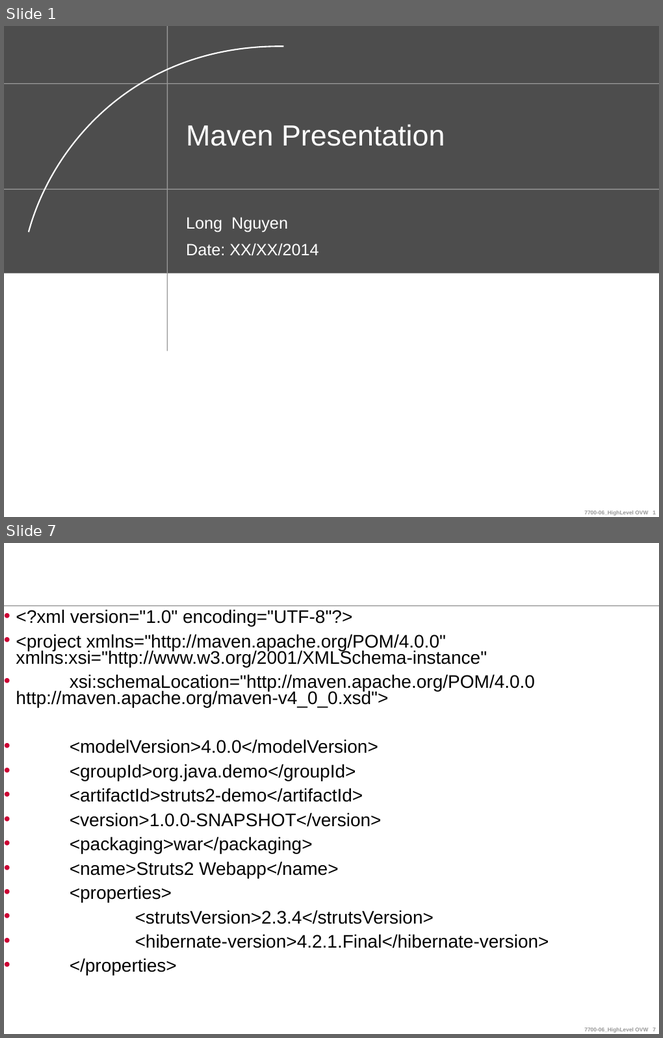
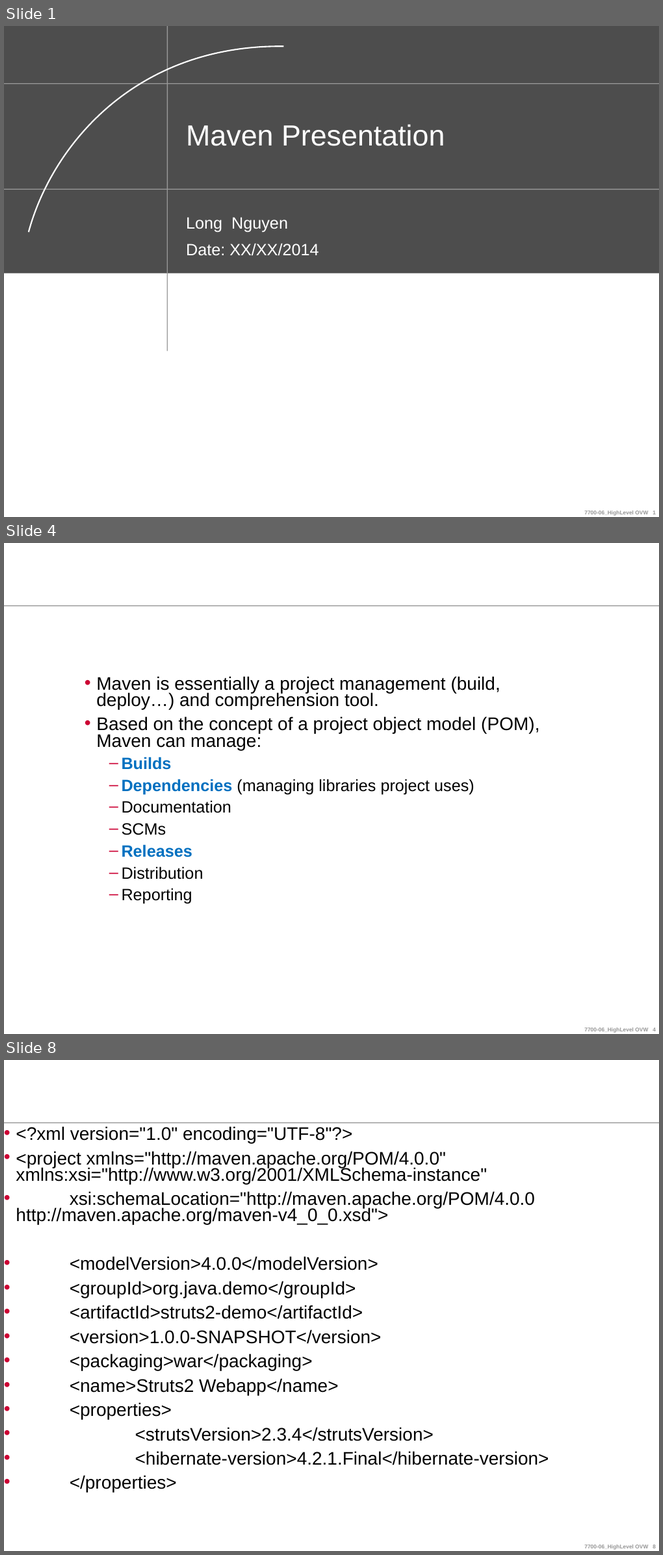
Before and after one commit to ndlongit/longnd-data, a slide deck: Document/Tutorial/[Presentation] Maven.ppt. Shown one above the other, each under a label of ours: slides 1 and 7 before the commit, slides 1, 4 and 8 after it; the slides between them are not shown. The pictures are 663x1038 and 663x1555 pixels, drawn with LibreOffice and Linux fonts; fonts in the diff are those of the drawing; background and template pictures are left out. Boxes give left, top, right and bottom in pixels: in the first picture for what was removed or moved away, otherwise in the second. Text is boxed around its words. In the diff, an @@ line names an element or a change of style, - is before the commit and + after.

```diff
--- a/Document/Tutorial/[Presentation] Maven.ppt
+++ b/Document/Tutorial/[Presentation] Maven.ppt
@@ slide 4 added at (4,543,659,1034), background #FFFFFF; not listed: 2 template elements that a slide beside it also shows @@
@@ text added at (96,676,540,904), 20 pt, text #000000 @@
+• Maven is essentially a project management (build, deploy…) and comprehension tool.
+• Based on the concept of a project object model (POM), Maven can manage:
+  – Builds
+  – Dependencies (managing libraries project uses)
+  – Documentation
+  – SCMs
+  – Releases
+  – Distribution
+  – Reporting
@@ what was slide 7 is now slide 8 @@
```
Also in this commit, not shown: 3 slides changed, 5 other slides added, 2 slides removed.
